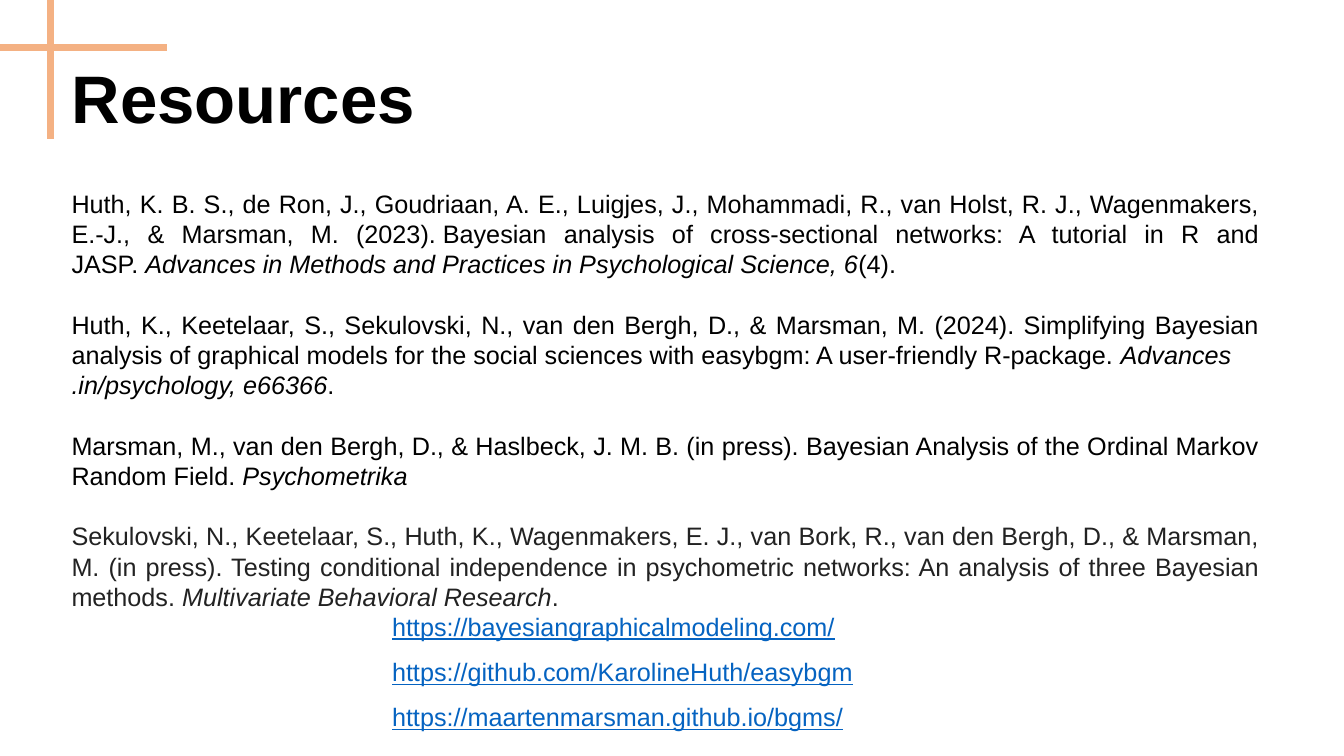
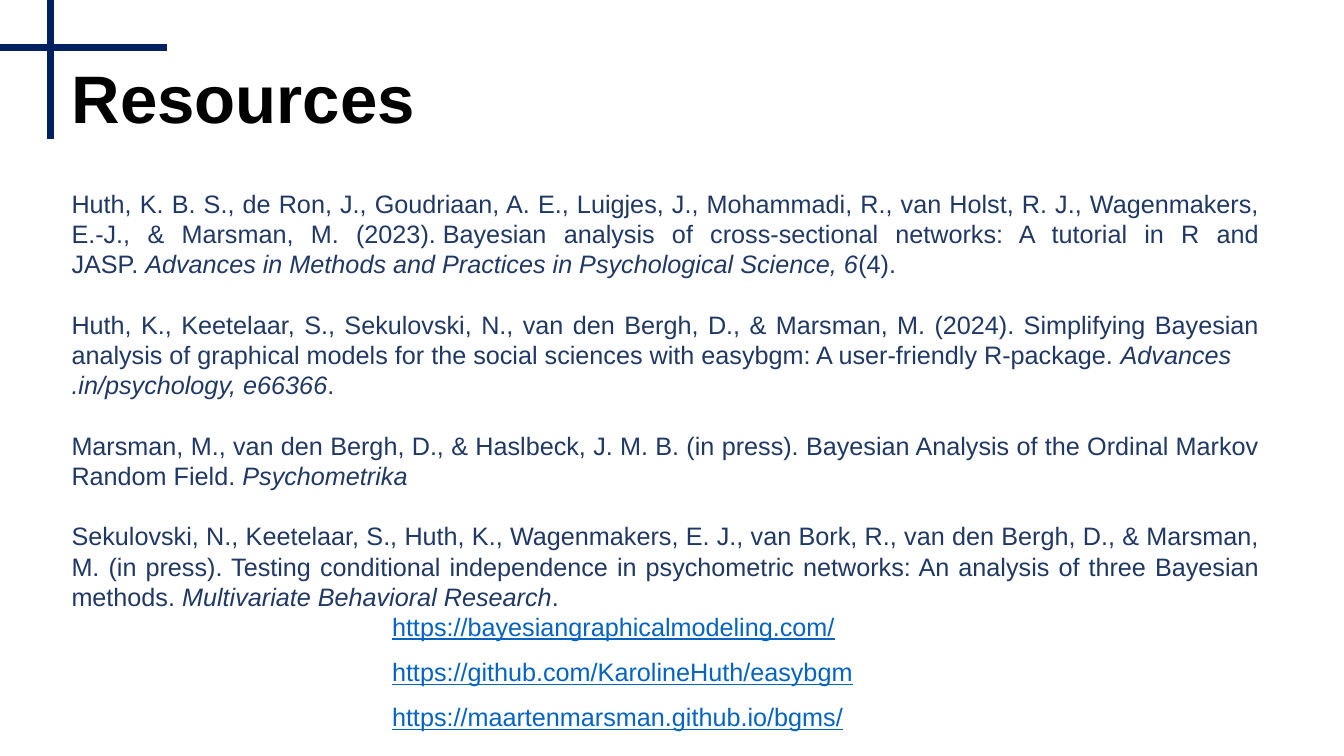
Before and after one commit to Bayesian-Graphical-Modelling-Lab/BGM_Workshops, a slide deck: slide 17 of 2_Tutorial/Part III - Tutorial.pptx (slide 16 before the commit). Drawn at 1344x756 pixels with LibreOffice and Linux fonts; fonts in the diff are those of the drawing. Boxes give left, top, right and bottom in pixels: in the first picture for what was removed or moved away, otherwise in the second. Text is boxed around its words. In the diff, an @@ line names an element or a change of style, - is before the commit and + after.

```diff
--- a/2_Tutorial/Part III - Tutorial.pptx
+++ b/2_Tutorial/Part III - Tutorial.pptx
@@ line (50, 0) - (50, 139): stroke #F4B183 4.5 pt to #002060 4.5 pt @@
@@ line (0, 47) - (166, 47): stroke #F4B183 4.5 pt to #002060 4.5 pt @@
@@ text "Huth, K. B. S., de ..." at bbox=[72, 194, 1259, 607]: text colour #000000 to #203864 in "Huth, K. B. S., de Ron, J., ...", "Huth, K., Keetelaar, S., Sekulovski, N., van ...", ".in/psychology, e66366.", "Marsman, M., van den Bergh, D., & ..."; text colour #222222 to #203864 in "Sekulovski, N., Keetelaar, S., Huth, K., Wagenmakers, ..." @@
```
Also in this commit, not shown: 18 other slides changed, 1 slide added, 1 other file.
